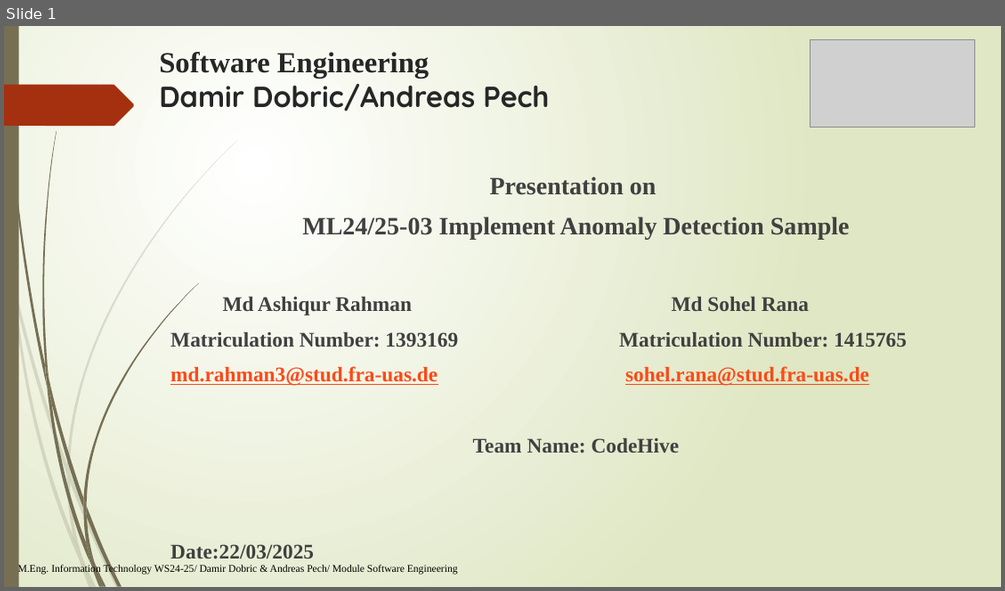
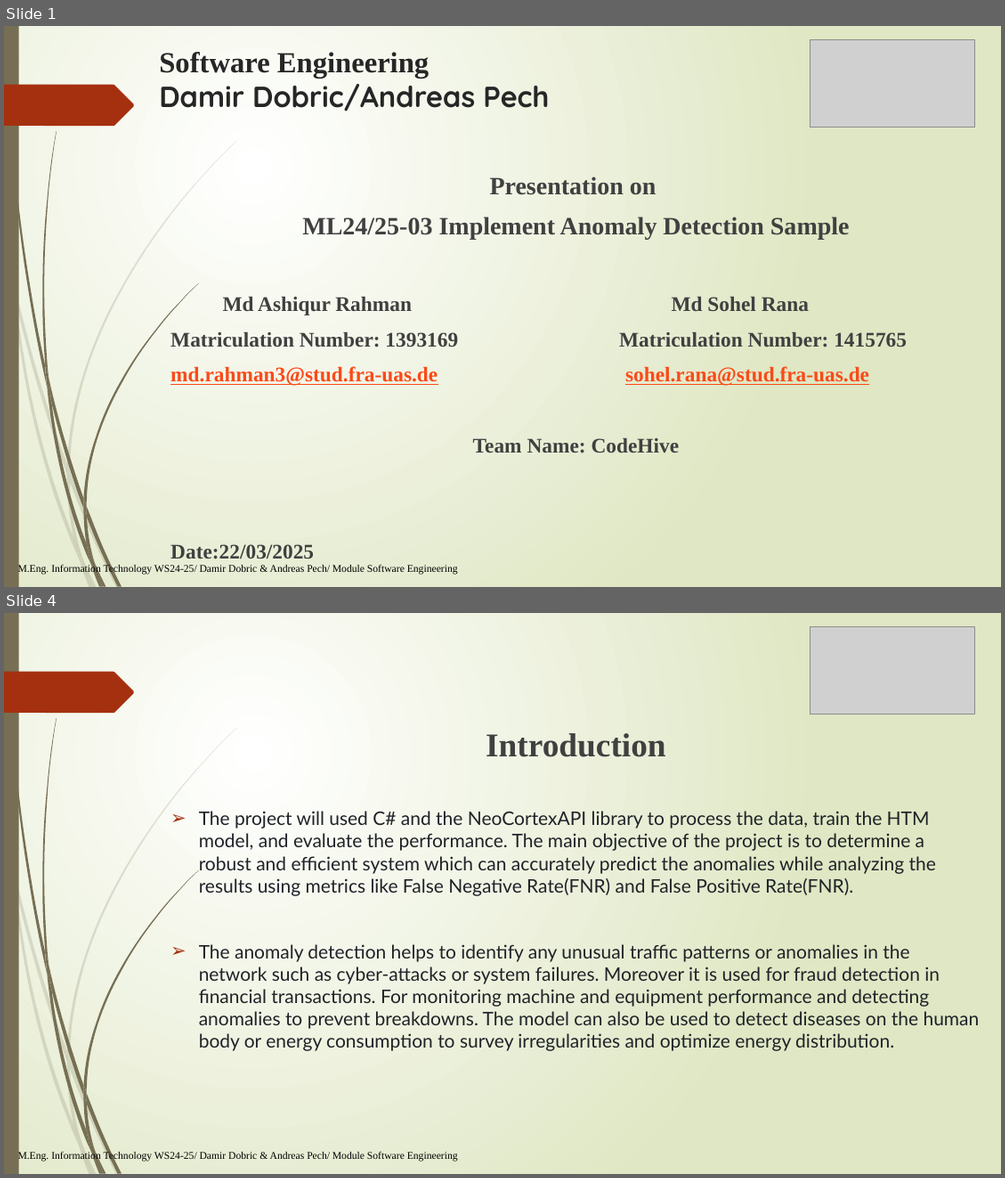
Before and after one commit to sohelranalive/neocortexapi-CodeHive, a slide deck: source/MySEProject/Documentation/PresentationFile_CodeHive.pptx. Shown one above the other, each under a label of ours: slide 1 before the commit, slides 1 and 4 after it; the slides between them are not shown. The pictures are 1005x591 and 1005x1178 pixels, drawn with LibreOffice and Linux fonts; fonts in the diff are those of the drawing; grey boxes stand for pictures. Boxes give left, top, right and bottom in pixels: in the first picture for what was removed or moved away, otherwise in the second. Text is boxed around its words. In the diff, an @@ line names an element or a change of style, - is before the commit and + after.

Commit message:
Added Overview & introduction in PPT

```diff
--- a/source/MySEProject/Documentation/PresentationFile_CodeHive.pptx
+++ b/source/MySEProject/Documentation/PresentationFile_CodeHive.pptx
@@ slide 4 added at bbox=[4, 613, 1001, 1174], background gradient #FFFFFF to #DFE8C4; not listed: 24 template elements that a slide beside it also shows @@
@@ picture added at bbox=[810, 627, 975, 714] @@
@@ text added at bbox=[199, 733, 979, 1051], 18 pt, text #1F2328 @@
+Introduction
+➢ The project will used C# and the NeoCortexAPI library to process the data, train the HTM model, and evaluate the performance. The main objective of the project is to determine a robust and efficient system which can accurately predict the anomalies while analyzing the results using metrics like False Negative Rate(FNR) and False Positive Rate(FNR).
+➢ The anomaly detection helps to identify any unusual traffic patterns or anomalies in the network such as cyber-attacks or system failures. Moreover it is used for fraud detection in financial transactions. For monitoring machine and equipment performance and detecting anomalies to prevent breakdowns. The model can also be used to detect diseases on the human body or energy consumption to survey irregularities and optimize energy distribution.
@@ text added at bbox=[18, 1151, 458, 1161], 10 pt, text #000000 @@
+M.Eng. Information Technology WS24-25/ Damir Dobric & Andreas Pech/ Module Software Engineering
```
Also in this commit, not shown: 2 other slides added.
